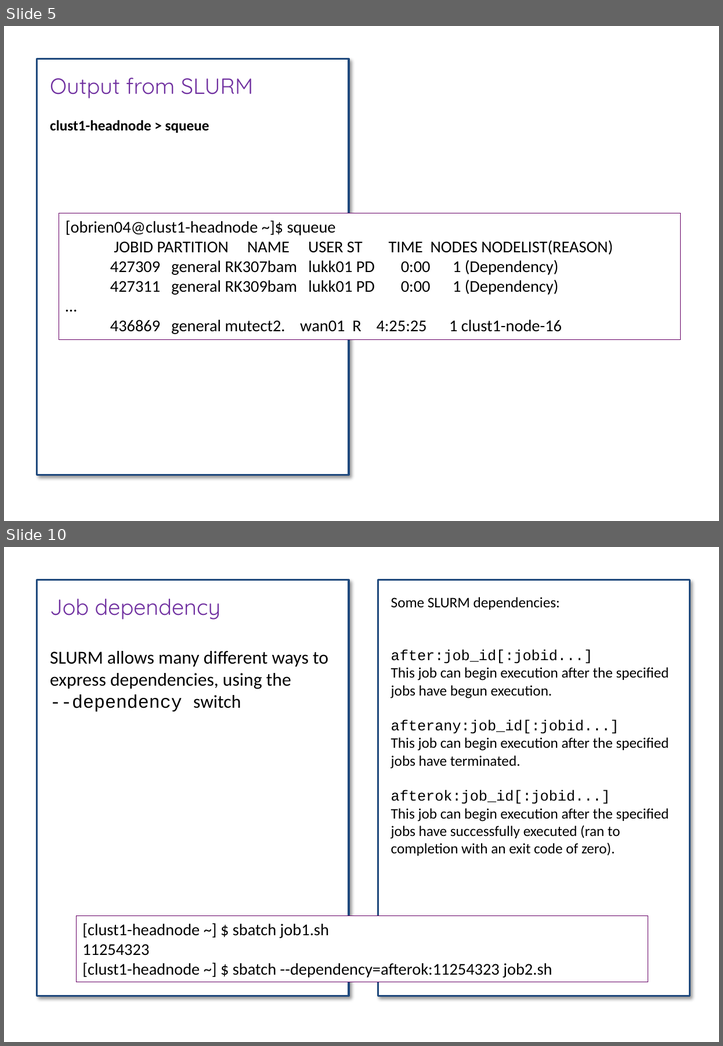
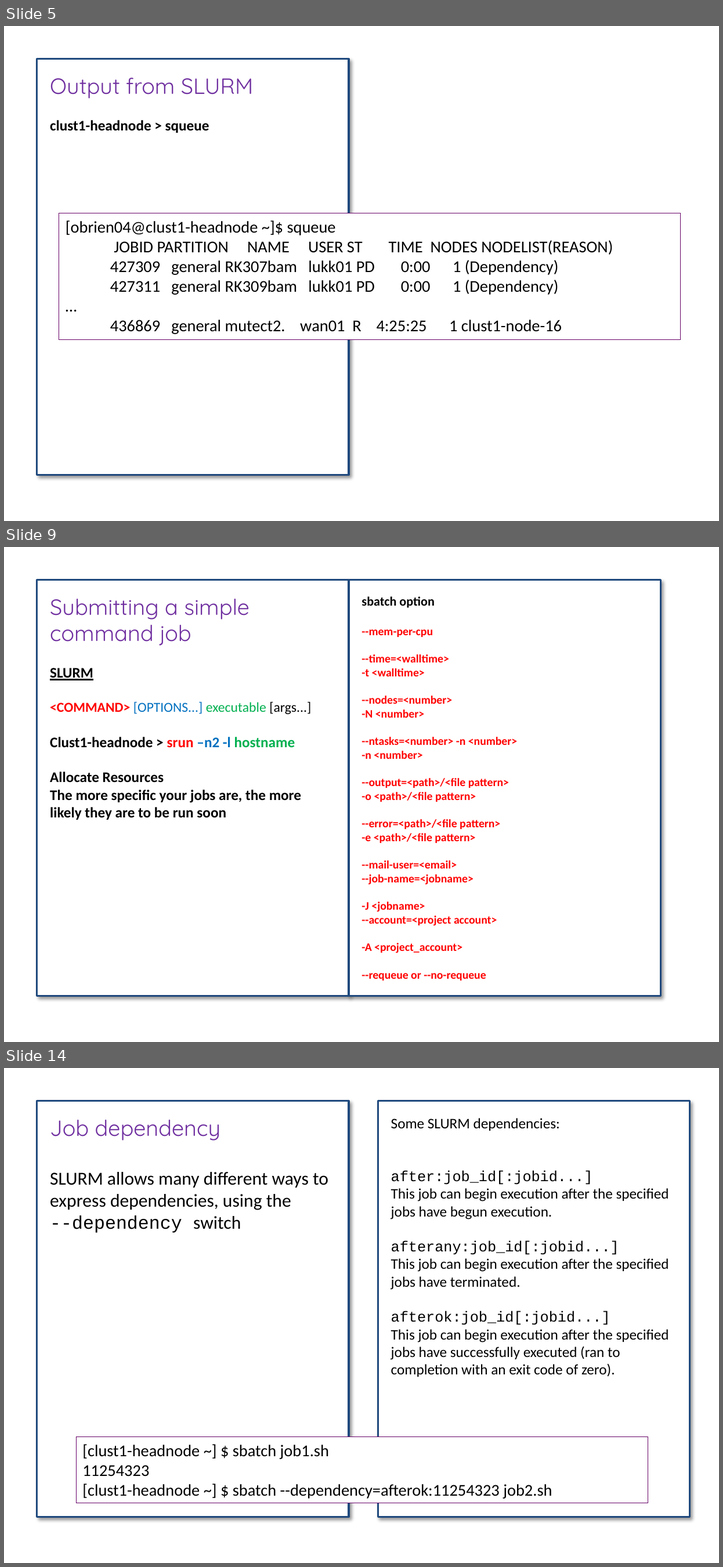
Before and after one commit to bioinformatics-core-shared-training/hpc, a slide deck: CRUK-cluster-introduction-II.pptx. Shown one above the other, each under a label of ours: slides 5 and 10 before the commit, slides 5, 9 and 14 after it; the slides between them are not shown. The pictures are 723x1046 and 723x1567 pixels, drawn with LibreOffice and Linux fonts; fonts in the diff are those of the drawing. Boxes give left, top, right and bottom in pixels: in the first picture for what was removed or moved away, otherwise in the second. Text is boxed around its words. In the diff, an @@ line names an element or a change of style, - is before the commit and + after.

```diff
--- a/CRUK-cluster-introduction-II.pptx
+++ b/CRUK-cluster-introduction-II.pptx
@@ slide 9 added at box(4, 547, 719, 1042), background #FFFFFF @@
@@ rectangle added at box(37, 580, 349, 996), fill #FFFFFF, outline #1F497D 2 pt, 16 pt, text #000000, bold @@
+Submitting a simple command job
+SLURM
+<COMMAND> [OPTIONS...] executable [args...]
+Clust1-headnode > srun –n2 -l hostname
+Allocate Resources
+The more specific your jobs are, the more likely they are to be run soon
@@ rectangle added at box(349, 580, 660, 996), fill #FFFFFF, outline #1F497D 2 pt, 12.5 pt, text #FF0000, bold @@
+sbatch option
+--mem-per-cpu
+--time=<walltime>
+-t <walltime>
+--nodes=<number>
+-N <number>
+--ntasks=<number> -n <number>
+-n <number>
+--output=<path>/<file pattern>
+-o <path>/<file pattern>
+--error=<path>/<file pattern>
+-e <path>/<file pattern>
+--mail-user=<email>
+--job-name=<jobname>
+-J <jobname>
+--account=<project account>
+-A <project_account>
+--requeue or --no-requeue
@@ what was slide 10 is now slide 14 @@
```
Also in this commit, not shown: 7 slides changed, 3 other slides added, 1 other file.
